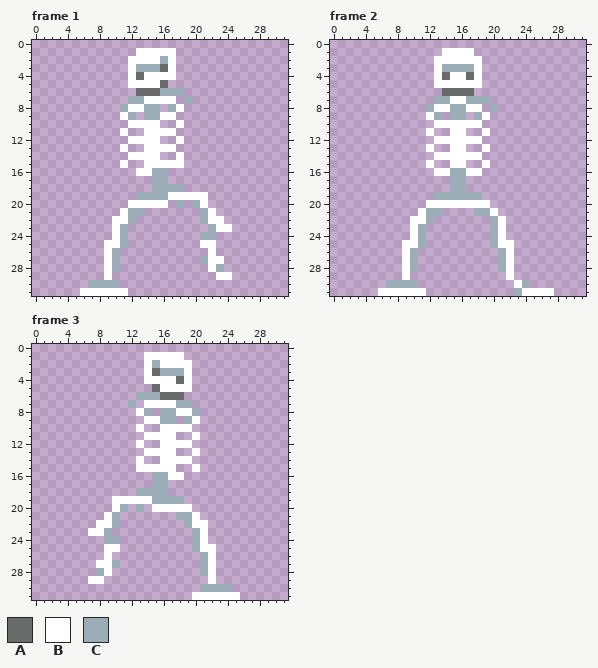
Pixel-art file: Assets/Sprites/Sprites/Enemies/Skeletons/Skeleton-Running.aseprite. That is the earlier state.
32x32 pixels, 4 frames. Shown: frame 1, frame 2, frame 3. The commit also changed other frames, which this record leaves out.
Palette (. is transparent): A #696a6a  B #ffffff  C #9badb7
New version:
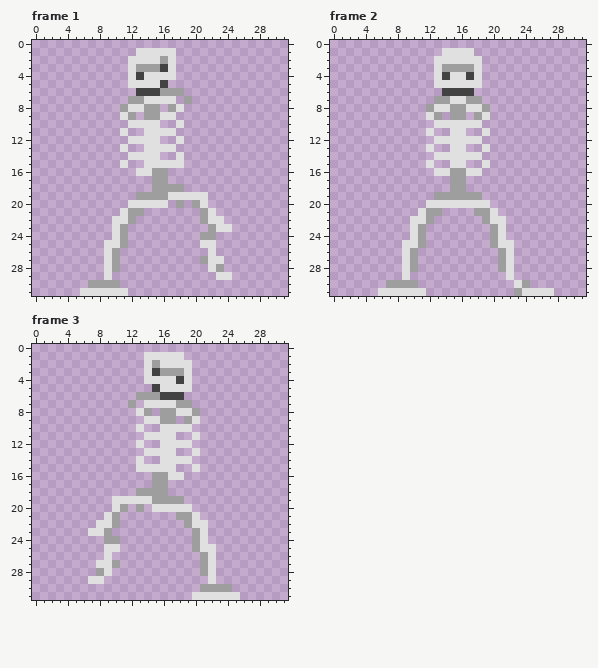
Difference:
@@ palette @@
-A #696a6a
+A #424242
-B #ffffff
+B #e0e0e0
-C #9badb7
+C #9e9e9e
--- frame 2
@@ x 17..22 @@
  6 A.....
- 7 CCC...
- 8 BB.C..
+ 7 CC....
+ 8 BBC...
  9 .CB...
@@ x 17..22 @@
 21 .CCB..
-22 ...CB.
+22 ..CBB.
 23 ...CB.
Where, in picture pixels (left, top, right, bottom), the same in both pictures:
changed: (80, 48, 232, 296)
changed: (378, 48, 554, 296)
changed: (88, 352, 240, 600)
